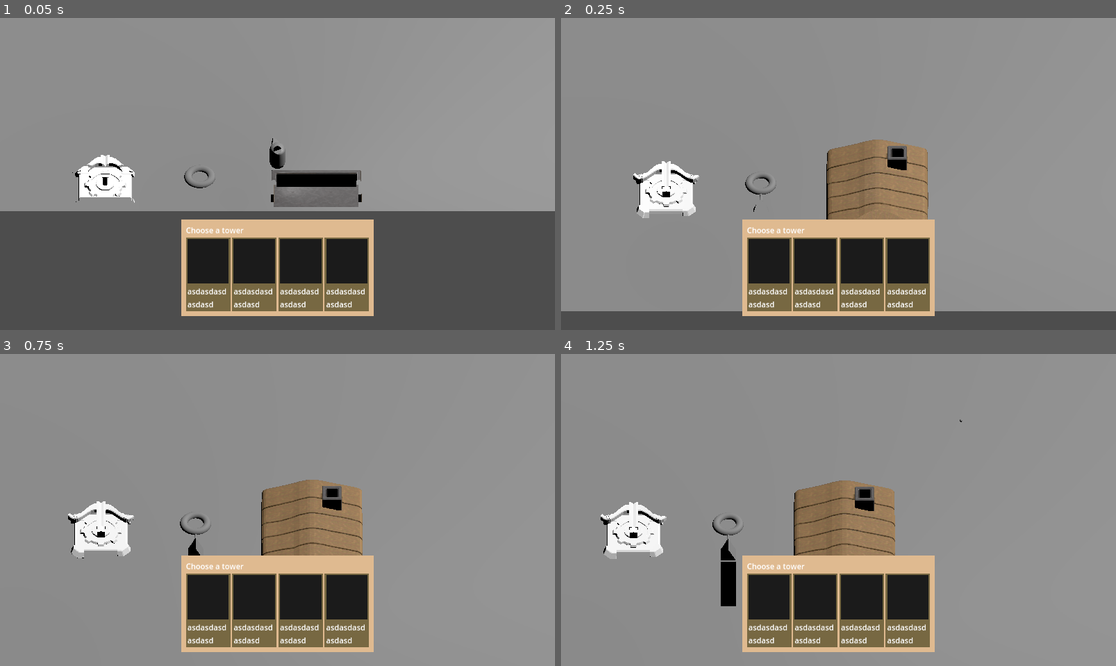
Above: before the commit, frames 1-4 (two rows, left to right).
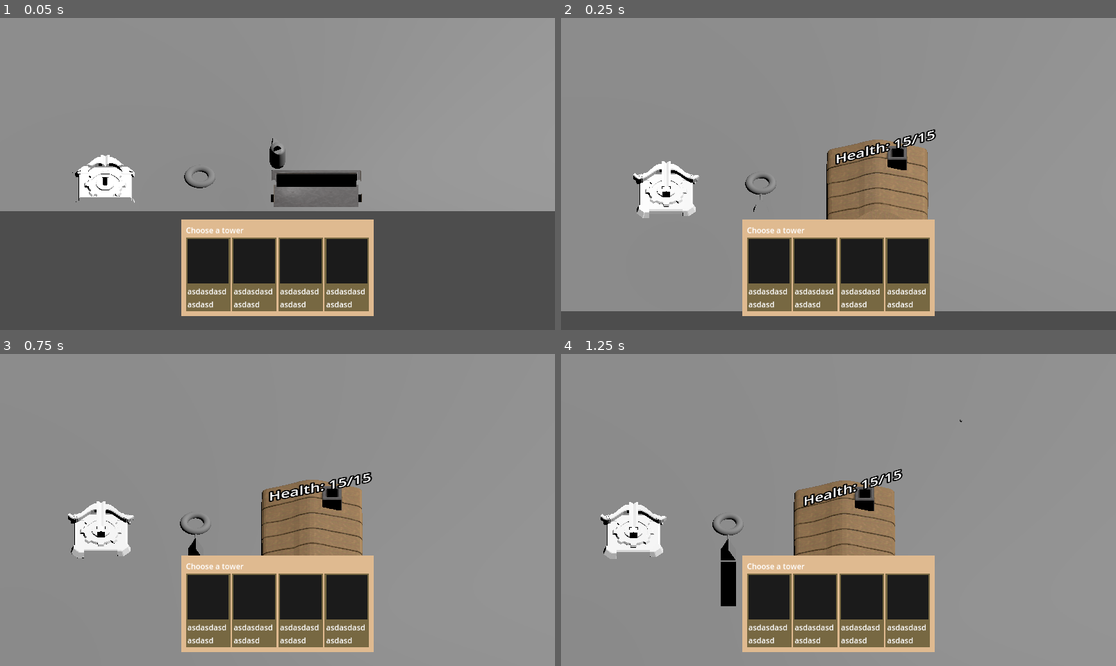
Above: after the commit, the same moments.

Repository: Parsa-1145/BugzBuzzy
Game: Godot game, scene res://mainScene.tscn
The game is run twice, just before and just after one commit, with the same random seed, the same clock (stepped at 60 frames per second) and the same inputs.
Inputs (mouse positions are in pixels of both pictures, inside the frame that each line leads up to):
- Up to frame 1 (0.05 s): no input
- Up to frame 2 (0.25 s): no input
- Up to frame 3 (0.75 s): move the mouse to (399, 494) at 0.52 s; hold D (move_right) from 0.53 s (still down); click (399, 494) at 0.6 s
- Up to frame 4 (1.25 s): keep holding D (move_right)

Frame 1 is identical in both runs. In frame 2, 0.5% of the frame differs, in the area x 49-68%, y 35-47%; in frame 3, 0.5%, in the area x 48-68%, y 37-48%; in frame 4, 0.5%.

Commit message:
add health tower

Diff:
--- a/Castle.gd
+++ b/Castle.gd
@@ -1,8 +1,28 @@
 class_name Castle
 extends Tower
 
+@onready var label: Label3D = $Area3D/Label3D
+
+
 func _ready() -> void:
+	connect("mouse_entered", _on_mouse_entered)
+	connect("mouse_exited", _on_mouse_exited)
+	label.visible = true
+	label.text = "Health: 15/15"
 	health = 15
 
+
+func take_damage():
+	health -= 1
+	label.text = "Health: " + str(int(health)) + "/15"
+	if (health <= 0):
+		die()
 func die():
 	GameManager.lose()
+
+func _on_mouse_entered():
+	label.visible = true
+
+
+func _on_mouse_exited():
+	label.visible = false
--- a/castle.tscn
+++ b/castle.tscn
@@ -1,7 +1,8 @@
-[gd_scene load_steps=4 format=3 uid="uid://deumq08k3ujn6"]
+[gd_scene load_steps=5 format=3 uid="uid://deumq08k3ujn6"]
 
 [ext_resource type="Script" uid="uid://brfujftq1fsp0" path="res://Castle.gd" id="1_xtwgx"]
 [ext_resource type="PackedScene" uid="uid://c4gmn0eu7afec" path="res://town_hall.tscn" id="2_vm22h"]
+[ext_resource type="Script" uid="uid://dcrajj7u7p6mc" path="res://castle_health.gd" id="3_1gkcl"]
 
 [sub_resource type="BoxShape3D" id="BoxShape3D_1gkcl"]
 size = Vector3(2.8322754, 1.5665283, 2.0185547)
@@ -16,3 +17,11 @@
 [node name="CollisionShape3D" type="CollisionShape3D" parent="."]
 transform = Transform3D(-4.371139e-08, 0, -1, 0, 1, 0, 1, 0, -4.371139e-08, -0.18023694, 0.7512789, 0.67978597)
 shape = SubResource("BoxShape3D_1gkcl")
+
+[node name="Area3D" type="Area3D" parent="."]
+transform = Transform3D(1, 0, 0, 0, 1, 0, 0, 0, 1, 0, 1.628494, 0)
+script = ExtResource("3_1gkcl")
+
+[node name="Label3D" type="Label3D" parent="Area3D"]
+transform = Transform3D(1, 0, 0, 0, 1, 0, 0, 0, 1, 0, 0.49430442, 0)
+pixel_size = 0.011
--- /dev/null
+++ b/castle_health.gd
@@ -0,0 +1,9 @@
+extends Area3D
+
+@onready var label: Label3D = $Label3D
+
+
+func _process(delta: float) -> void:
+	label.look_at(-GameManager.cameraNode.position)
+	label.rotation.x = 0
+	label.rotation.z = 0
--- a/player.gd
+++ b/player.gd
@@ -96,4 +96,4 @@
 func take_damage():
 	health -= 1
 	if (health <= 0):
-		print("You lost")
+		GameManager.lose()
Not shown, added: castle_health.gd.uid
Not shown: 1 places in mainScene.tscn that only renumber resources
